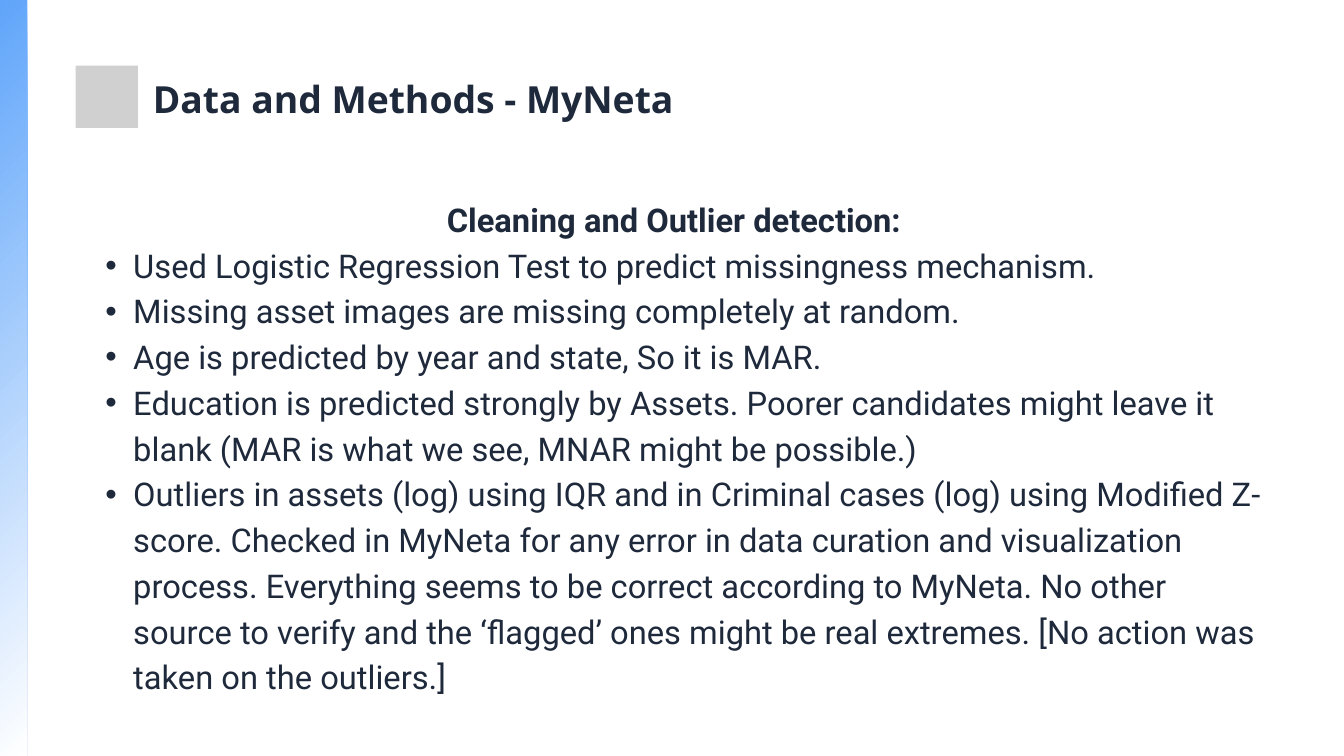
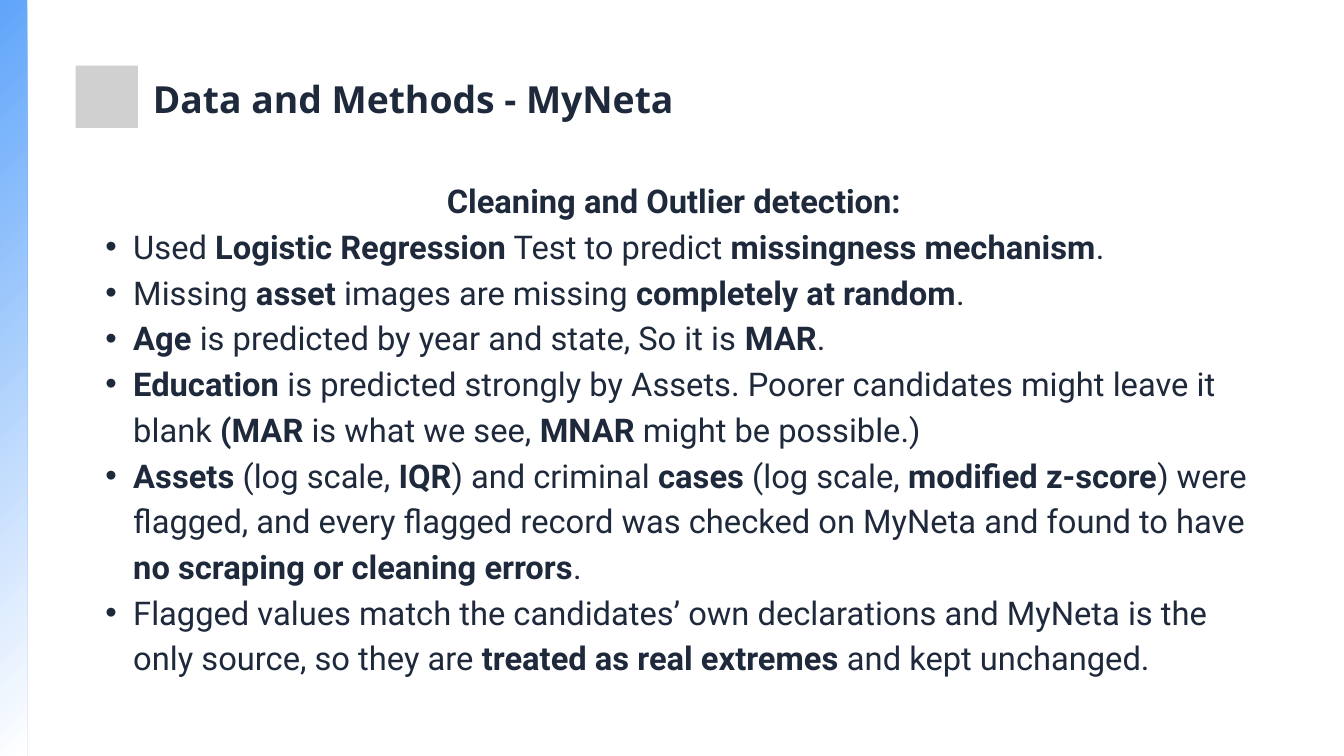
Before and after one commit to Bhupathi-Nithin-Agnihotri/DCV-Project, a slide deck: slide 8 of DCV-Project.pptx. Drawn at 1344x756 pixels with LibreOffice and Linux fonts; fonts in the diff are those of the drawing; grey boxes stand for pictures. Boxes give left, top, right and bottom in pixels: in the first picture for what was removed or moved away, otherwise in the second. Text is boxed around its words. In the diff, an @@ line names an element or a change of style, - is before the commit and + after.

```diff
--- a/DCV-Project.pptx
+++ b/DCV-Project.pptx
@@ text "Cleaning and Outlier detection:": place and size @@
-text "Cleaning and Outlier detection:" at (133, 207, 1261, 694)
+text "Cleaning and Outlier detection:" at (133, 188, 1247, 677)
@@ text at (133, 234, 1216, 450): bold on in "Logistic Regression missingness mechanism.", "asset completely at random.", "Age MAR.", "Education (MAR MNAR" @@
@@ text at (133, 462, 1247, 677): text changed @@
-  • Outliers in assets (log) using IQR and in Criminal cases (log) using Modified Z-score. Checked in MyNeta for any error in data curation and visualization process. Everything seems to be correct according to MyNeta. No other source to verify and the ‘flagged’ ones might be real extremes. [No action was taken on the outliers.]
+  • Assets (log scale, IQR) and criminal cases (log scale, modified z-score) were flagged, and every flagged record was checked on MyNeta and found to have no scraping or cleaning errors.
+  • Flagged values match the candidates’ own declarations and MyNeta is the only source, so they are treated as real extremes and kept unchanged.
```
Also in this commit, not shown: 10 other slides changed, 1 other file.
